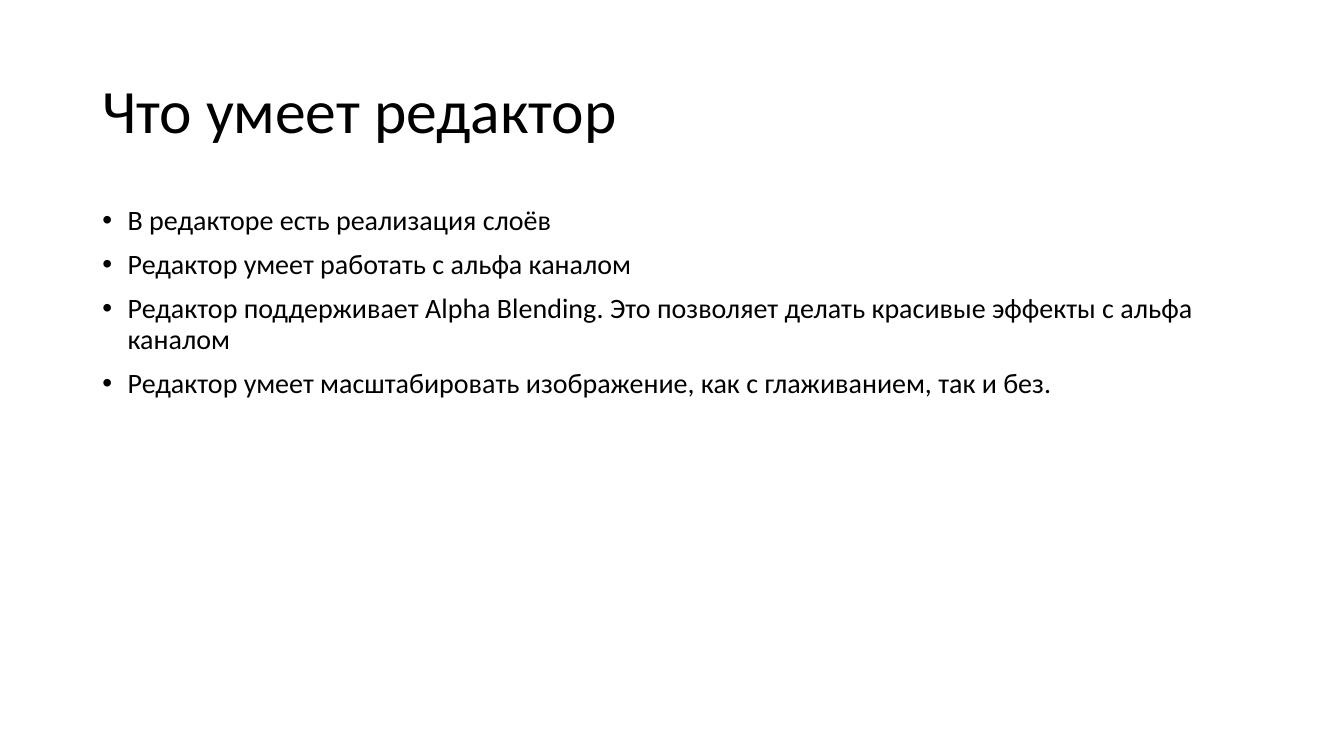
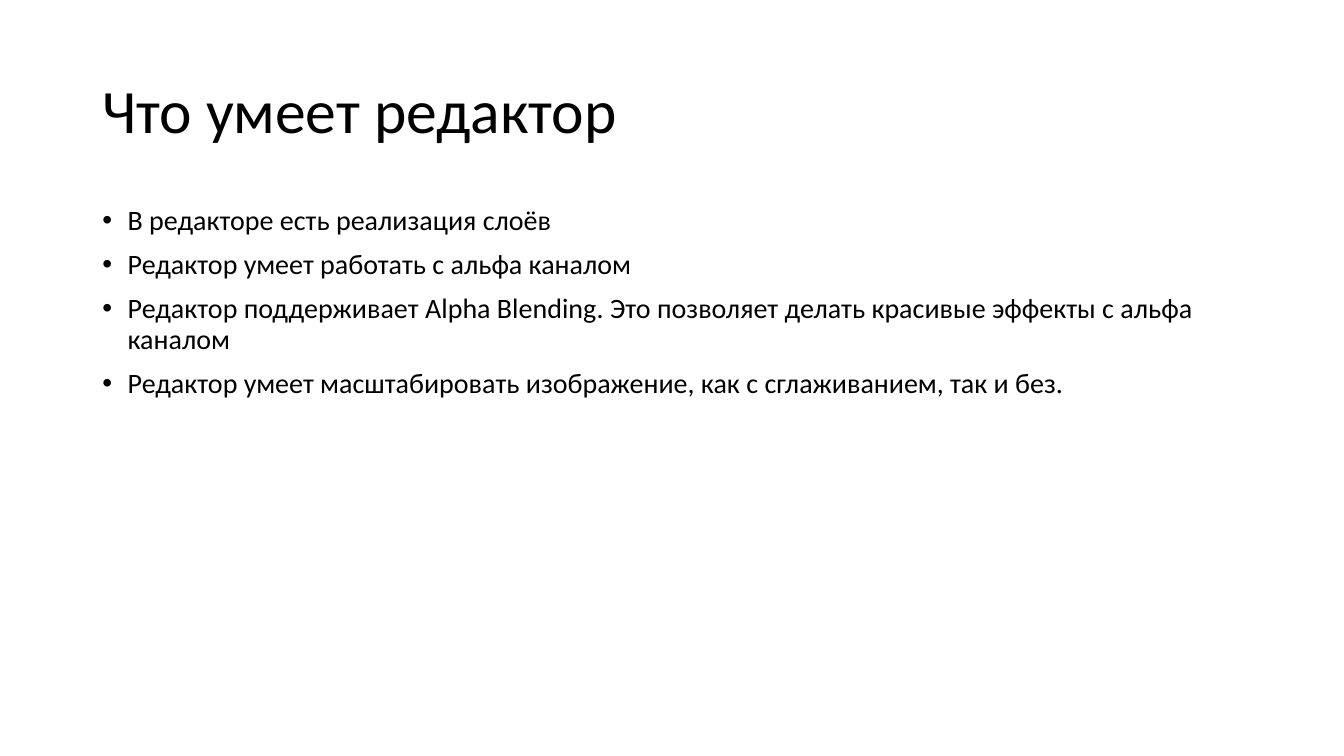
Before and after one commit to lycayan18/magicapixel, a slide deck: slide 5 of docs/Презентация.pptx. Drawn at 1344x756 pixels with LibreOffice and Linux fonts; fonts in the diff are those of the drawing. Boxes give left, top, right and bottom in pixels: in the first picture for what was removed or moved away, otherwise in the second. Text is boxed around its words. In the diff, an @@ line names an element or a change of style, - is before the commit and + after.

```diff
--- a/docs/Презентация.pptx
+++ b/docs/Презентация.pptx
@@ text at [128, 374, 1063, 398]: text changed @@
-• Редактор умеет масштабировать изображение, как с глаживанием, так и без.
+• Редактор умеет масштабировать изображение, как с сглаживанием, так и без.
```
Also in this commit, not shown: 1 other slide changed.
